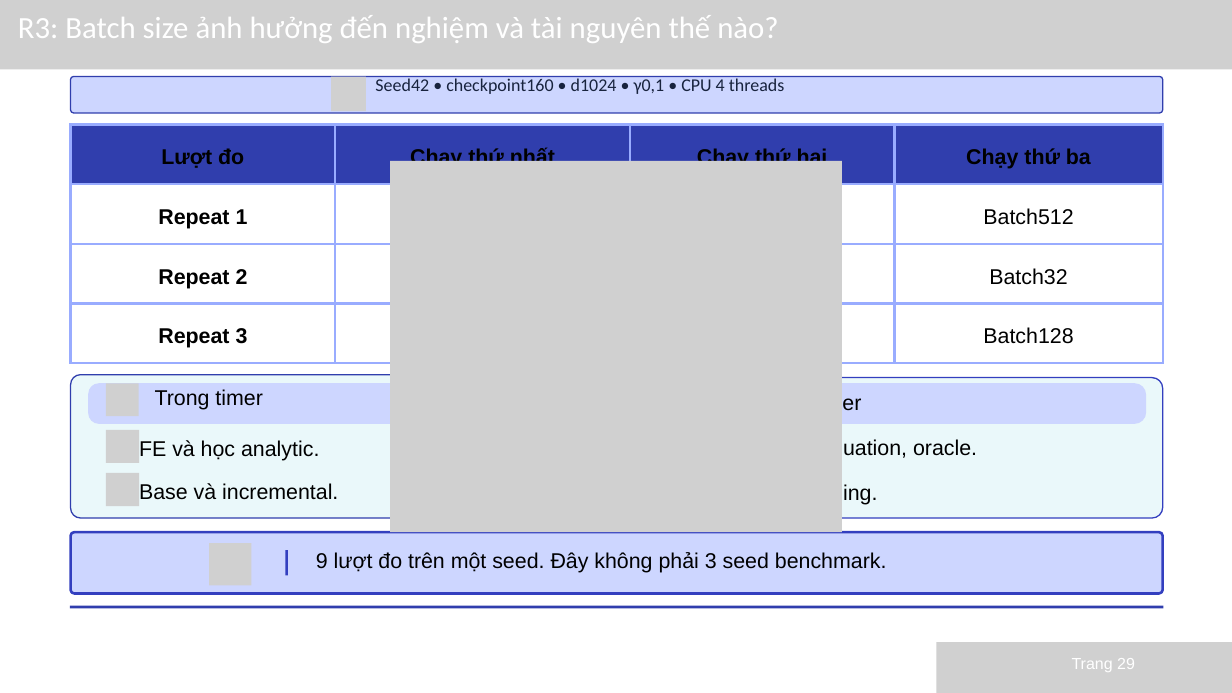
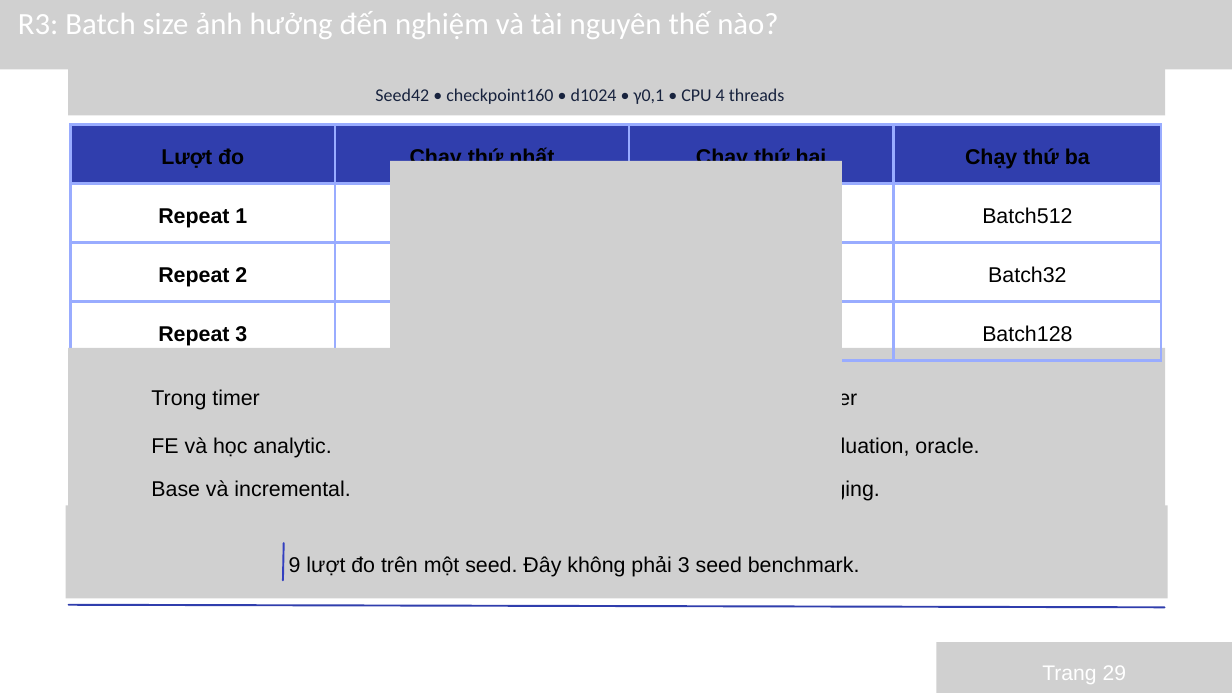
Before and after one commit to 24122050S/20-ML-Paper, a slide deck: slide 29 of slides/ACIL_Nhom3_GiuaKy.pptx. Drawn at 1232x693 pixels with LibreOffice and Linux fonts; fonts in the diff are those of the drawing; grey boxes stand for pictures. Boxes give left, top, right and bottom in pixels: in the first picture for what was removed or moved away, otherwise in the second. Text is boxed around its words. In the diff, an @@ line names an element or a change of style, - is before the commit and + after.

```diff
--- a/slides/ACIL_Nhom3_GiuaKy.pptx
+++ b/slides/ACIL_Nhom3_GiuaKy.pptx
@@ text "R3: Batch size ảnh hưởng ..." moved from (x1=18, y1=15, x2=778, y2=43) to (x1=18, y1=11, x2=778, y2=39) @@
@@ picture added at (x1=68, y1=50, x2=1165, y2=116) @@
@@ freeform shape removed at (x1=71, y1=76, x2=1163, y2=113) @@
@@ text "Seed42 • checkpoint160 • d1024 ..." moved from (x1=375, y1=78, x2=784, y2=94) to (x1=375, y1=88, x2=784, y2=104) @@
@@ picture added at (x1=68, y1=348, x2=604, y2=521) @@
@@ picture added at (x1=88, y1=357, x2=583, y2=424) @@
@@ picture added at (x1=659, y1=348, x2=1165, y2=517) @@
@@ picture added at (x1=684, y1=357, x2=1146, y2=424) @@
@@ freeform shape removed at (x1=71, y1=375, x2=601, y2=518) @@
@@ freeform shape removed at (x1=88, y1=383, x2=583, y2=424) @@
@@ text "Trong timer" moved from (x1=155, y1=389, x2=262, y2=410) to (x1=151, y1=389, x2=259, y2=410) @@
@@ freeform shape removed at (x1=662, y1=378, x2=1162, y2=518) @@
@@ freeform shape removed at (x1=684, y1=383, x2=1146, y2=424) @@
@@ text "Ngoài timer" rewrapped from (x1=814, y1=393, x2=861, y2=415) to (x1=810, y1=393, x2=857, y2=405) @@
@@ outline redrawn in 4 elements at (x1=106, y1=381, x2=139, y2=414), (x1=331, y1=75, x2=366, y2=110), (x1=106, y1=472, x2=139, y2=505), (x1=106, y1=429, x2=139, y2=462) @@
@@ text "FE và học analytic." moved from (x1=139, y1=440, x2=319, y2=461) to (x1=151, y1=437, x2=331, y2=458) @@
@@ text "CNN, evaluation, oracle." moved from (x1=804, y1=438, x2=977, y2=460) to (x1=806, y1=437, x2=979, y2=456) @@
@@ text "Base và incremental." moved from (x1=139, y1=483, x2=338, y2=500) to (x1=151, y1=480, x2=350, y2=496) @@
@@ text "IO và logging." moved from (x1=803, y1=484, x2=878, y2=506) to (x1=805, y1=480, x2=880, y2=501) @@
@@ picture added at (x1=66, y1=505, x2=1168, y2=598) @@
@@ freeform shape removed at (x1=71, y1=532, x2=1163, y2=594) @@
@@ line moved from (286, 550) - (286, 575) to (284, 543) - (283, 580) @@
@@ line (284, 543) - (283, 580): stroke #333FBF 3 pt to #333FBF 2.25 pt @@
@@ text "9 lượt đo trên một ..." moved from (x1=316, y1=552, x2=887, y2=573) to (x1=289, y1=556, x2=860, y2=577) @@
@@ text "9 lượt đo trên một ..." at (x1=289, y1=556, x2=860, y2=577): alignment centre to left @@
@@ line (68, 605) - (1165, 607): stroke #303EAD 3 pt to #303EAD 2.25 pt @@
@@ text "Trang 29" moved from (x1=1072, y1=658, x2=1135, y2=672) to (x1=1042, y1=666, x2=1126, y2=684) @@
@@ text "Trang 29" at (x1=1042, y1=666, x2=1126, y2=684): size 18.8 to 24.8 pt; alignment left to centre; line spacing 26.2pt to 34.6pt @@
```
Also in this commit, not shown: 35 other slides changed.
